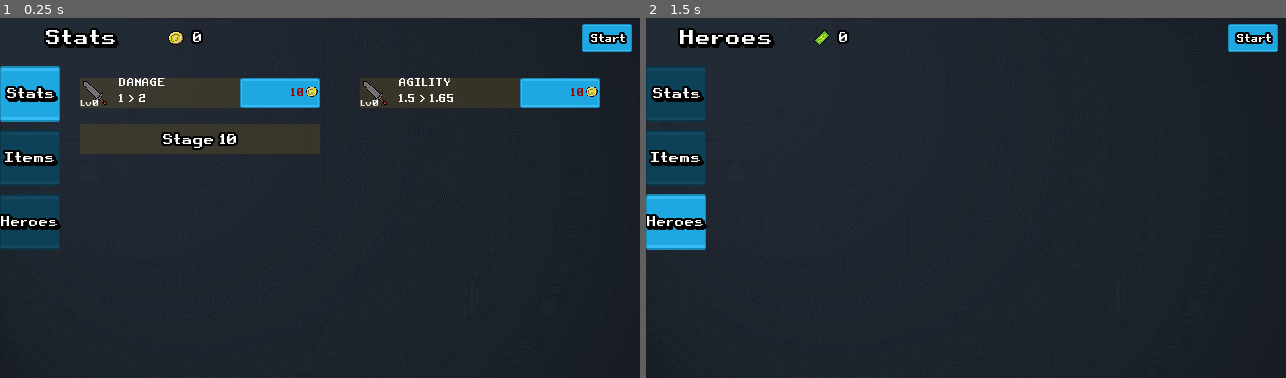
Above: before the commit, frames 1-2 (left to right).
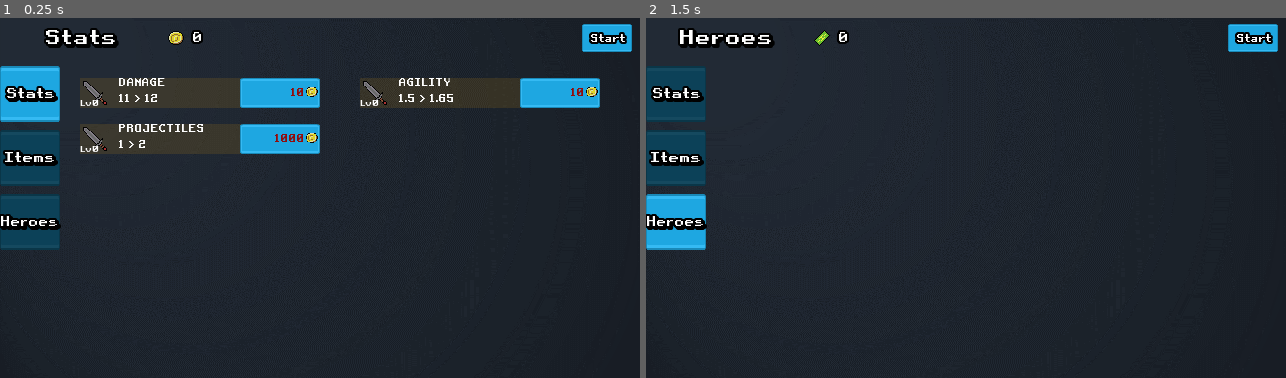
Above: after the commit, the same moments.

Repository: Riudin/Castle-Defense-Repo
Game: Godot game, scene res://SceneHandler.tscn
The game is run twice, just before and just after one commit, with the same random seed, the same clock (stepped at 60 frames per second) and the same inputs.
Inputs:
- Up to frame 1 (0.25 s): no input
- Up to frame 2 (1.5 s): click "Heroes" at 0.5 s; click "Start" at 1.25 s

The runs differ from the first frame. In frame 1, 1.7% of the frame differs, in the area x 12-50%, y 21-38%; in frame 2, nothing differs.

Commit message:
Made Hitboxes and Hurtboxes Scenes
This was meant to fix a bug where one projectile could hit multiple enemies. not sure if it'll work

Diff:
--- a/Autoload/GameData.gd
+++ b/Autoload/GameData.gd
@@ -4,7 +4,7 @@
 var player_data = {
 	"max_health": 100,
 	"health": 100,
-	"damage": 1,
+	"damage": 11,
 	"agility": 1.5,
 	"projectile_count": 1,
 	"gold": 0,
@@ -13,8 +13,8 @@
 }
 
 var stage_data = {
-	"max_stage":1,
-	"stage":1
+	"max_stage":10,
+	"stage":10
 }
 
 var upgrade_data = {
--- a/Scenes/Enemies/Bat.tscn
+++ b/Scenes/Enemies/Bat.tscn
@@ -1,9 +1,11 @@
-[gd_scene load_steps=10 format=2]
+[gd_scene load_steps=11 format=2]
 
 [ext_resource path="res://Scenes/Enemies/Assets/SmallShadow.png" type="Texture" id=1]
 [ext_resource path="res://Scenes/Enemies/Assets/Bat.png" type="Texture" id=2]
 [ext_resource path="res://Scenes/Enemies/Bat.gd" type="Script" id=3]
 [ext_resource path="res://Scenes/UIScenes/Assets/HPbar.jpg" type="Texture" id=4]
+[ext_resource path="res://Scenes/SupportScenes/Hurtbox.tscn" type="PackedScene" id=5]
+[ext_resource path="res://Scenes/SupportScenes/Hitbox.tscn" type="PackedScene" id=6]
 
 [sub_resource type="Animation" id=10]
 length = 0.001
@@ -41,18 +43,14 @@
 [sub_resource type="CircleShape2D" id=8]
 radius = 6.0
 
-[sub_resource type="CapsuleShape2D" id=7]
-radius = 7.0
-height = 4.0
-
-[sub_resource type="CapsuleShape2D" id=9]
-radius = 6.0
-height = 4.0
+[sub_resource type="CapsuleShape2D" id=12]
+radius = 5.33333
+height = 5.33333
 
 [node name="Bat" type="KinematicBody2D"]
 scale = Vector2( 0.75, 0.75 )
 collision_layer = 4
-collision_mask = 0
+collision_mask = 2
 script = ExtResource( 3 )
 
 [node name="Sprite" type="Sprite" parent="."]
@@ -72,21 +70,16 @@
 [node name="CollisionShape2D" type="CollisionShape2D" parent="."]
 shape = SubResource( 8 )
 
-[node name="Hurtbox" type="Area2D" parent="."]
-collision_layer = 16
-collision_mask = 0
+[node name="Hitbox" parent="." instance=ExtResource( 6 )]
+position = Vector2( 0, -14.6667 )
+collision_layer = 4
+collision_mask = 2
 
-[node name="CollisionShape2D" type="CollisionShape2D" parent="Hurtbox"]
-position = Vector2( 0, -15 )
-shape = SubResource( 7 )
+[node name="CollisionShape" parent="Hitbox" index="0"]
+rotation = 0.0
+shape = SubResource( 12 )
 
-[node name="Hitbox" type="Area2D" parent="."]
-collision_layer = 0
-collision_mask = 32
-
-[node name="CollisionShape2D" type="CollisionShape2D" parent="Hitbox"]
-position = Vector2( 0, -15 )
-shape = SubResource( 9 )
+[node name="Hurtbox" parent="." instance=ExtResource( 5 )]
 
 [node name="HealthBar" type="TextureProgress" parent="."]
 visible = false
@@ -105,3 +98,5 @@
 
 [connection signal="area_entered" from="Hurtbox" to="." method="_on_Hurtbox_area_entered"]
 [connection signal="timeout" from="AttackRateTimer" to="." method="_on_AttackRateTimer_timeout"]
+
+[editable path="Hitbox"]
--- a/Scenes/Enemies/BatEnemy.gd
+++ b/Scenes/Enemies/BatEnemy.gd
@@ -38,17 +38,17 @@
 func _on_AttackRateTimer_timeout():
 	if GameData.player_data["health"] <= 0:
 		can_attack = false
-	elif get_node("Hitbox").overlaps_area(get_parent().get_parent().get_parent().get_node("Wall/Hurtbox")) and can_attack:
-		emit_signal("wall_damage", wall_damage)
+#	elif get_node("Hitbox").overlaps_area(get_parent().get_parent().get_parent().get_node("Player/Wall/Hurtbox")) and can_attack:
+#		emit_signal("wall_damage", wall_damage)
 
 
 func move(delta):
 	move_and_collide(Vector2.LEFT * speed * delta)
 
 
-func _on_Hurtbox_area_entered(_area):
+func _on_Hurtbox_area_entered(hitbox):
 	if is_alive:
-		health -= GameData.player_data["damage"]
+		health -= hitbox.damage
 		health_bar.visible = true
 		health_bar.value = health
 		if health <= 0:
--- a/Scenes/Heroes/FairyProjectile.gd
+++ b/Scenes/Heroes/FairyProjectile.gd
@@ -1,7 +1,8 @@
 extends Area2D
 
 
-export var projectile_speed = 300
+export (int) var projectile_speed = 300
+export (int) var projectile_damage = 1
 
 
 func _physics_process(delta):
--- a/Scenes/Heroes/FairyProjectile.tscn
+++ b/Scenes/Heroes/FairyProjectile.tscn
@@ -7,7 +7,7 @@
 radius = 5.00001
 height = 7.99997
 
-[node name="FairyProjectile" type="Area2D"]
+[node name="FairyProjectile" type="KinematicBody2D"]
 collision_layer = 8
 collision_mask = 16
 script = ExtResource( 1 )
@@ -25,5 +25,4 @@
 
 [node name="VisibilityNotifier2D" type="VisibilityNotifier2D" parent="."]
 
-[connection signal="area_entered" from="." to="." method="_on_FairyProjectile_area_entered"]
 [connection signal="screen_exited" from="VisibilityNotifier2D" to="." method="_on_VisibilityNotifier2D_screen_exited"]
--- a/Scenes/MainScenes/GameScene.gd
+++ b/Scenes/MainScenes/GameScene.gd
@@ -10,8 +10,6 @@
 var time_now = 0
 var playtime = 0 setget set_playtime, get_playtime
 
-var _enemies = []
-
 
 func _ready():
 	get_node("UI").update_health_bar(GameData.player_data["health"])
@@ -21,23 +19,25 @@
 	time_start = OS.get_unix_time()
 
 
-func _physics_process(delta):
-#	_enemies = enemy_spawner.get_node("EnemySpawn").get_children()
-#	print(_enemies)
-	pass
-
-
-func on_wall_damage(damage):
-	GameData.player_data["health"] -= damage
-	if GameData.player_data["health"] > 0:
-		get_node("UI").update_health_bar(GameData.player_data["health"])
+func game_over(result):
+	if result:
+		return
 	else:
 		time_now = OS.get_unix_time()
 		playtime = time_now - time_start
-		print(playtime)
-		get_node("UI").update_health_bar(0)
-		get_node("UI/HUD/HealthAndMana/HealthManaBars/HP").value = 0
-		emit_signal("game_finished", false)
+
+
+#func on_wall_damage(damage):
+#	GameData.player_data["health"] -= damage
+#	if GameData.player_data["health"] > 0:
+#		get_node("UI").update_health_bar(GameData.player_data["health"])
+#	else:
+#		time_now = OS.get_unix_time()
+#		playtime = time_now - time_start
+#		print(playtime)
+#		get_node("UI").update_health_bar(0)
+#		get_node("UI/HUD/HealthAndMana/HealthManaBars/HP").value = 0
+#		emit_signal("game_finished", false)
 
 
 func generate_loot():
--- a/Scenes/MainScenes/GameScene.tscn
+++ b/Scenes/MainScenes/GameScene.tscn
@@ -1,10 +1,8 @@
-[gd_scene load_steps=9 format=2]
+[gd_scene load_steps=7 format=2]
 
 [ext_resource path="res://Scenes/Player/Player.tscn" type="PackedScene" id=1]
 [ext_resource path="res://Scenes/Maps/Map1.tscn" type="PackedScene" id=2]
 [ext_resource path="res://Scenes/UIScenes/GameUI.tscn" type="PackedScene" id=3]
-[ext_resource path="res://Scenes/Player/Wall.tscn" type="PackedScene" id=4]
-[ext_resource path="res://Scenes/Heroes/Fairy.tscn" type="PackedScene" id=5]
 [ext_resource path="res://Scenes/MainScenes/GameScene.gd" type="Script" id=7]
 [ext_resource path="res://Scenes/SupportScenes/EnemySpawner.tscn" type="PackedScene" id=12]
 
@@ -18,15 +16,9 @@
 z_index = -1
 
 [node name="Player" parent="." instance=ExtResource( 1 )]
-position = Vector2( 71, 80 )
+position = Vector2( 67, 82 )
 
 [node name="Heroes" type="Node2D" parent="."]
-
-[node name="Fairy" parent="Heroes" instance=ExtResource( 5 )]
-position = Vector2( 56, 112 )
-
-[node name="Wall" parent="." instance=ExtResource( 4 )]
-position = Vector2( 80, 105 )
 
 [node name="EnemySpawner" parent="." instance=ExtResource( 12 )]
 position = Vector2( 321, 55 )
--- a/Scenes/Player/Player.gd
+++ b/Scenes/Player/Player.gd
@@ -1,6 +1,7 @@
 extends Node2D
 
 onready var attack_origin = get_node("AttackOrigin")
+onready var wall = get_node("Wall")
 
 ##Variables influenced by player stats
 #export(float) var damage = 1
@@ -27,6 +28,8 @@
 
 
 func _ready():
+	wall.connect("game_finished", get_parent().get_parent(), 'game_over')
+	wall.connect("game_finished", get_parent(), 'game_over')
 	fire_rate = 1 / GameData.player_data["agility"]
 	create_projectile_array()
 
--- a/Scenes/Player/Player.tscn
+++ b/Scenes/Player/Player.tscn
@@ -1,10 +1,17 @@
-[gd_scene load_steps=5 format=2]
+[gd_scene load_steps=8 format=2]
 
 [ext_resource path="res://Scenes/Player/Assets/stickman.png" type="Texture" id=1]
 [ext_resource path="res://Scenes/Player/Assets/MediumShadow.png" type="Texture" id=2]
 [ext_resource path="res://Scenes/Player/Player.gd" type="Script" id=3]
+[ext_resource path="res://Scenes/Player/Wall.tscn" type="PackedScene" id=4]
 
 [sub_resource type="RectangleShape2D" id=1]
+
+[sub_resource type="RectangleShape2D" id=2]
+extents = Vector2( 3, 74 )
+
+[sub_resource type="RectangleShape2D" id=3]
+extents = Vector2( 4, 74 )
 
 [node name="Player" type="Node2D"]
 scale = Vector2( 0.5, 0.5 )
@@ -27,5 +34,21 @@
 passby_press = true
 action = "attack"
 
+[node name="Wall" parent="." instance=ExtResource( 4 )]
+position = Vector2( 14, 0 )
+
+[node name="CollisionShape2D" parent="Wall" index="1"]
+position = Vector2( 14, 0 )
+scale = Vector2( 1, 3.08 )
+shape = SubResource( 2 )
+
+[node name="CollisionShape2D" parent="Wall/Hurtbox" index="0"]
+position = Vector2( 14, 0 )
+scale = Vector2( 1.4, 3.08 )
+shape = SubResource( 3 )
+
 [connection signal="pressed" from="InputArea" to="." method="_on_InputArea_pressed"]
 [connection signal="released" from="InputArea" to="." method="_on_InputArea_released"]
+
+[editable path="Wall"]
+[editable path="Wall/Hurtbox"]
--- /dev/null
+++ b/Scenes/Player/Wall.gd
@@ -0,0 +1,25 @@
+extends StaticBody2D
+
+
+signal game_finished(result)
+
+
+func _ready():
+	pass
+
+func _on_Hurtbox_area_entered(hitbox):
+
+	take_damage(hitbox.damage)
+
+
+func take_damage(damage):
+	GameData.player_data["health"] -= damage
+	if GameData.player_data["health"] > 0:
+		get_parent().get_parent().get_node("UI").update_health_bar(GameData.player_data["health"])
+	else:
+#		time_now = OS.get_unix_time()
+#		playtime = time_now - time_start
+#		print(playtime)
+#		get_node("UI").update_health_bar(0)
+#		get_node("UI/HUD/HealthAndMana/HealthManaBars/HP").value = 0
+		emit_signal("game_finished", false)
--- a/Scenes/Player/Wall.tscn
+++ b/Scenes/Player/Wall.tscn
@@ -1,6 +1,8 @@
-[gd_scene load_steps=4 format=2]
+[gd_scene load_steps=6 format=2]
 
 [ext_resource path="res://Scenes/UIScenes/Assets/Level/wall.png" type="Texture" id=1]
+[ext_resource path="res://Scenes/SupportScenes/Hurtbox.tscn" type="PackedScene" id=2]
+[ext_resource path="res://Scenes/Player/Wall.gd" type="Script" id=3]
 
 [sub_resource type="RectangleShape2D" id=1]
 extents = Vector2( 3, 74 )
@@ -9,7 +11,9 @@
 extents = Vector2( 4, 74 )
 
 [node name="Wall" type="StaticBody2D"]
+collision_layer = 2
 collision_mask = 4
+script = ExtResource( 3 )
 
 [node name="Sprite" type="Sprite" parent="."]
 visible = false
@@ -18,10 +22,14 @@
 [node name="CollisionShape2D" type="CollisionShape2D" parent="."]
 shape = SubResource( 1 )
 
-[node name="Hurtbox" type="Area2D" parent="."]
-collision_layer = 32
-collision_mask = 0
+[node name="Hurtbox" parent="." instance=ExtResource( 2 )]
+collision_layer = 2
+collision_mask = 4
 
-[node name="CollisionShape2D" type="CollisionShape2D" parent="Hurtbox"]
-position = Vector2( 1, 0 )
+[node name="CollisionShape2D" parent="Hurtbox" index="0"]
+position = Vector2( 0, 0 )
 shape = SubResource( 2 )
+
+[connection signal="area_entered" from="Hurtbox" to="." method="_on_Hurtbox_area_entered"]
+
+[editable path="Hurtbox"]
--- /dev/null
+++ b/Scenes/SupportScenes/Hitbox.gd
@@ -0,0 +1,12 @@
+extends Area2D
+
+
+export (int) var damage setget set_damage, get_damage
+
+
+func set_damage(dmg):
+	damage = dmg
+
+
+func get_damage():
+	return damage
--- /dev/null
+++ b/Scenes/SupportScenes/Hitbox.tscn
@@ -0,0 +1,16 @@
+[gd_scene load_steps=3 format=2]
+
+[ext_resource path="res://Scenes/SupportScenes/Hitbox.gd" type="Script" id=1]
+
+[sub_resource type="CapsuleShape2D" id=1]
+radius = 5.33333
+height = 29.3333
+
+[node name="Hitbox" type="Area2D"]
+collision_layer = 8
+monitoring = false
+script = ExtResource( 1 )
+
+[node name="CollisionShape" type="CollisionShape2D" parent="."]
+rotation = 1.5708
+shape = SubResource( 1 )
--- /dev/null
+++ b/Scenes/SupportScenes/Hurtbox.tscn
@@ -0,0 +1,14 @@
+[gd_scene load_steps=2 format=2]
+
+[sub_resource type="CapsuleShape2D" id=7]
+radius = 7.0
+height = 4.0
+
+[node name="Hurtbox" type="Area2D"]
+collision_layer = 4
+collision_mask = 8
+monitorable = false
+
+[node name="CollisionShape2D" type="CollisionShape2D" parent="."]
+position = Vector2( 0, -15 )
+shape = SubResource( 7 )
--- a/Scenes/Weapons/IronSword.gd
+++ b/Scenes/Weapons/IronSword.gd
@@ -1,7 +1,15 @@
-extends Area2D
+extends KinematicBody2D
 
 
+onready var hitbox = get_node("Hitbox")
+
 export var projectile_speed = 300
+export (int) var projectile_damage = 1
+
+
+func _ready():
+	projectile_damage = GameData.player_data["damage"]
+	hitbox.set_damage(projectile_damage)
 
 
 func _physics_process(delta):
@@ -14,6 +22,7 @@
 
 
 func _on_IronSword_area_entered(area):
+
 	destroy()
 
 
--- a/Scenes/Weapons/IronSword.tscn
+++ b/Scenes/Weapons/IronSword.tscn
@@ -1,27 +1,40 @@
-[gd_scene load_steps=4 format=2]
+[gd_scene load_steps=6 format=2]
 
 [ext_resource path="res://Scenes/Weapons/IronSword.gd" type="Script" id=1]
 [ext_resource path="res://Scenes/Weapons/Assets/IronSword.png" type="Texture" id=2]
+[ext_resource path="res://Scenes/SupportScenes/Hitbox.tscn" type="PackedScene" id=3]
 
-[sub_resource type="CapsuleShape2D" id=1]
-radius = 5.0
+[sub_resource type="CapsuleShape2D" id=2]
+radius = 4.00002
 height = 28.0
 
-[node name="IronSword" type="Area2D" groups=["Projectile"]]
+[sub_resource type="CapsuleShape2D" id=3]
+radius = 5.33333
+height = 29.3333
+
+[node name="IronSword" type="KinematicBody2D" groups=["Projectile"]]
 scale = Vector2( 0.5, 0.5 )
 collision_layer = 8
-collision_mask = 17
+collision_mask = 0
 script = ExtResource( 1 )
 
 [node name="Sprite" type="Sprite" parent="."]
 rotation = 0.785398
 texture = ExtResource( 2 )
 
-[node name="Hitbox" type="CollisionShape2D" parent="."]
-rotation = 1.5708
-shape = SubResource( 1 )
+[node name="CollisionShape2D" type="CollisionShape2D" parent="."]
+visible = false
+rotation = 1.57079
+shape = SubResource( 2 )
+
+[node name="Hitbox" parent="." instance=ExtResource( 3 )]
+collision_mask = 0
+
+[node name="CollisionShape" parent="Hitbox" index="0"]
+shape = SubResource( 3 )
 
 [node name="VisibilityNotifier2D" type="VisibilityNotifier2D" parent="."]
 
-[connection signal="area_entered" from="." to="." method="_on_IronSword_area_entered"]
 [connection signal="screen_exited" from="VisibilityNotifier2D" to="." method="_on_VisibilityNotifier2D_screen_exited"]
+
+[editable path="Hitbox"]
--- a/project.godot
+++ b/project.godot
@@ -69,8 +69,6 @@
 2d_physics/layer_2="Player"
 2d_physics/layer_3="Enemy"
 2d_physics/layer_4="Projectile"
-2d_physics/layer_5="Enemy_Hurtbox"
-2d_physics/layer_6="Wall_Hurtbox"
 
 [physics]
 
